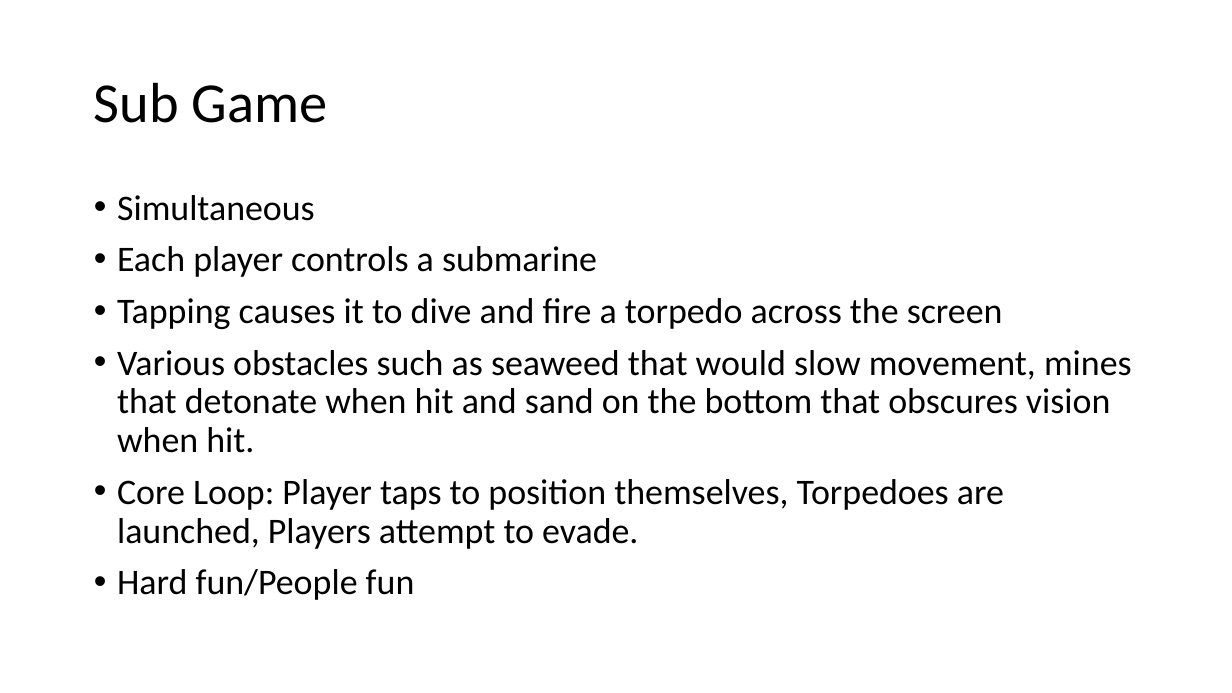
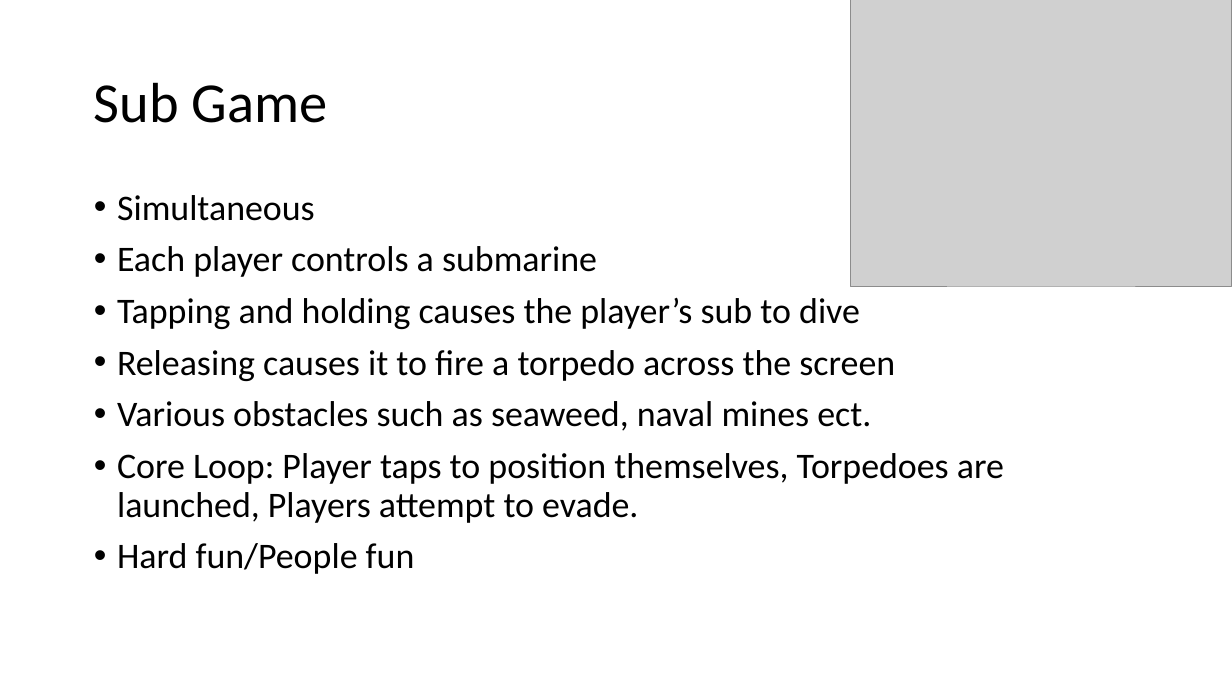
Before and after one commit to UoSGroupProjects1718/dm-bandai-namco-group-9, a slide deck: slide 8 of Presentations/Game Design Masterclass Presentation One.pptx. Drawn at 1232x693 pixels with LibreOffice and Linux fonts; fonts in the diff are those of the drawing; grey boxes stand for pictures. Boxes give left, top, right and bottom in pixels: in the first picture for what was removed or moved away, otherwise in the second. Text is boxed around its words. In the diff, an @@ line names an element or a change of style, - is before the commit and + after.

```diff
--- a/Presentations/Game Design Masterclass Presentation One.pptx
+++ b/Presentations/Game Design Masterclass Presentation One.pptx
@@ picture added at (x1=851, y1=0, x2=1232, y2=287) @@
@@ text at (x1=117, y1=297, x2=895, y2=431): text changed @@
-• Tapping causes it to dive and fire a torpedo across the screen
-• Various obstacles such as seaweed that would slow movement, mines that detonate when hit and sand on the bottom that obscures vision when hit.
+• Tapping and holding causes the player’s sub to dive
+• Releasing causes it to fire a torpedo across the screen
+• Various obstacles such as seaweed, naval mines ect.
```
Also in this commit, not shown: 7 other slides changed, 1 other file.
